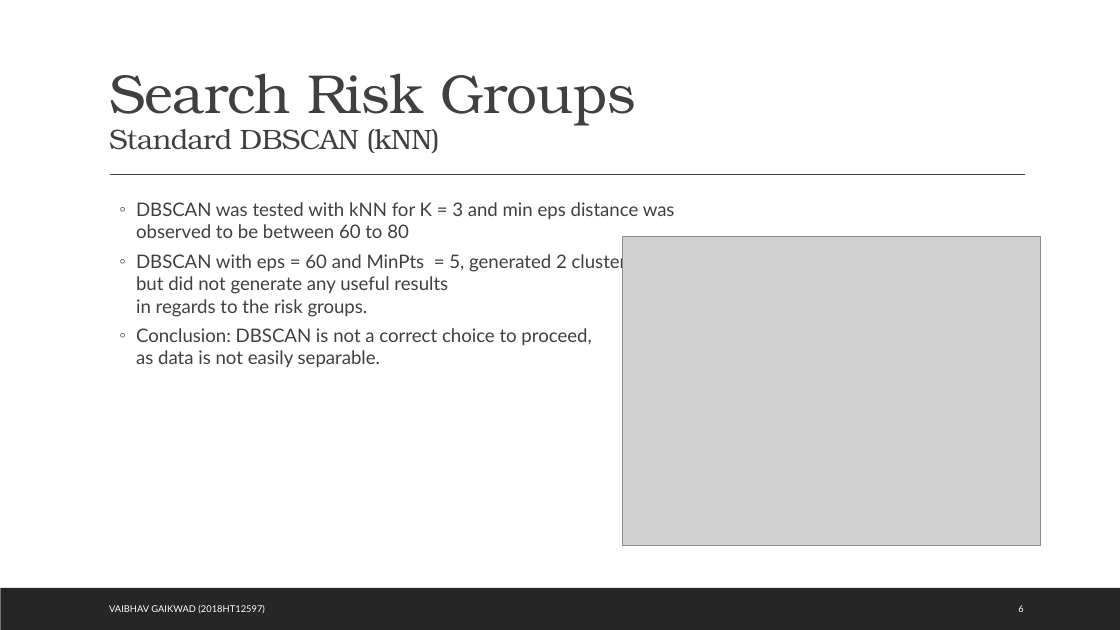
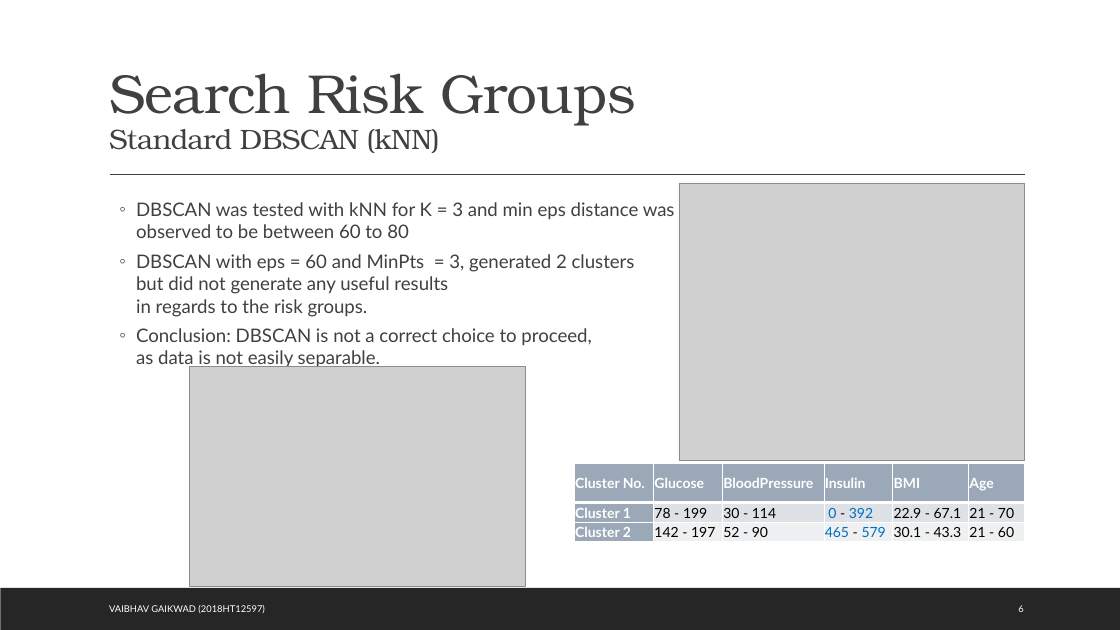
Before and after one commit to 767267/bits2018ht12597, a slide deck: slide 14 of docs/Quality of Care.pptx. Drawn at 1120x630 pixels with LibreOffice and Linux fonts; fonts in the diff are those of the drawing; grey boxes stand for pictures. Boxes give left, top, right and bottom in pixels: in the first picture for what was removed or moved away, otherwise in the second. Text is boxed around its words. In the diff, an @@ line names an element or a change of style, - is before the commit and + after.

```diff
--- a/docs/Quality of Care.pptx
+++ b/docs/Quality of Care.pptx
@@ picture: place and size @@
-picture at <box>623,236,1040,546</box>
+picture at <box>679,183,1025,461</box>
@@ text at <box>136,254,635,317</box>: text changed @@
-  ◦ DBSCAN with eps = 60 and MinPts = 5, generated 2 clusters
-    but did not generate any useful results
-    in regards to the risk groups.
+  ◦ DBSCAN with eps = 60 and MinPts = 3, generated 2 clusters
+    but did not generate any useful results
+    in regards to the risk groups.
@@ picture added at <box>189,366,526,586</box> @@
@@ table added at <box>575,464,1025,542</box>, 3 rows, 6 columns @@
+Cluster No. | Glucose | BloodPressure | Insulin | BMI | Age
+Cluster 1 | 78 - 199 | 30 - 114 | 0 - 392 | 22.9 - 67.1 | 21 - 70
+Cluster 2 | 142 - 197 | 52 - 90 | 465 - 579 | 30.1 - 43.3 | 21 - 60
```
Also in this commit, not shown: 12 other slides changed, 3 other files.
